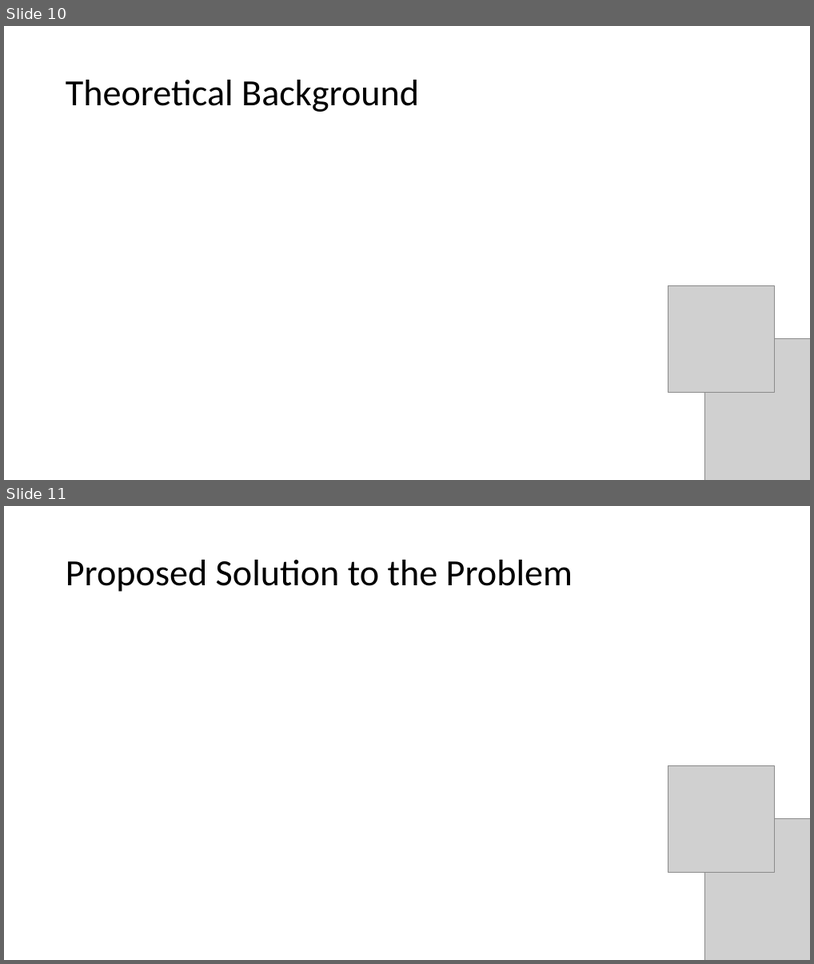
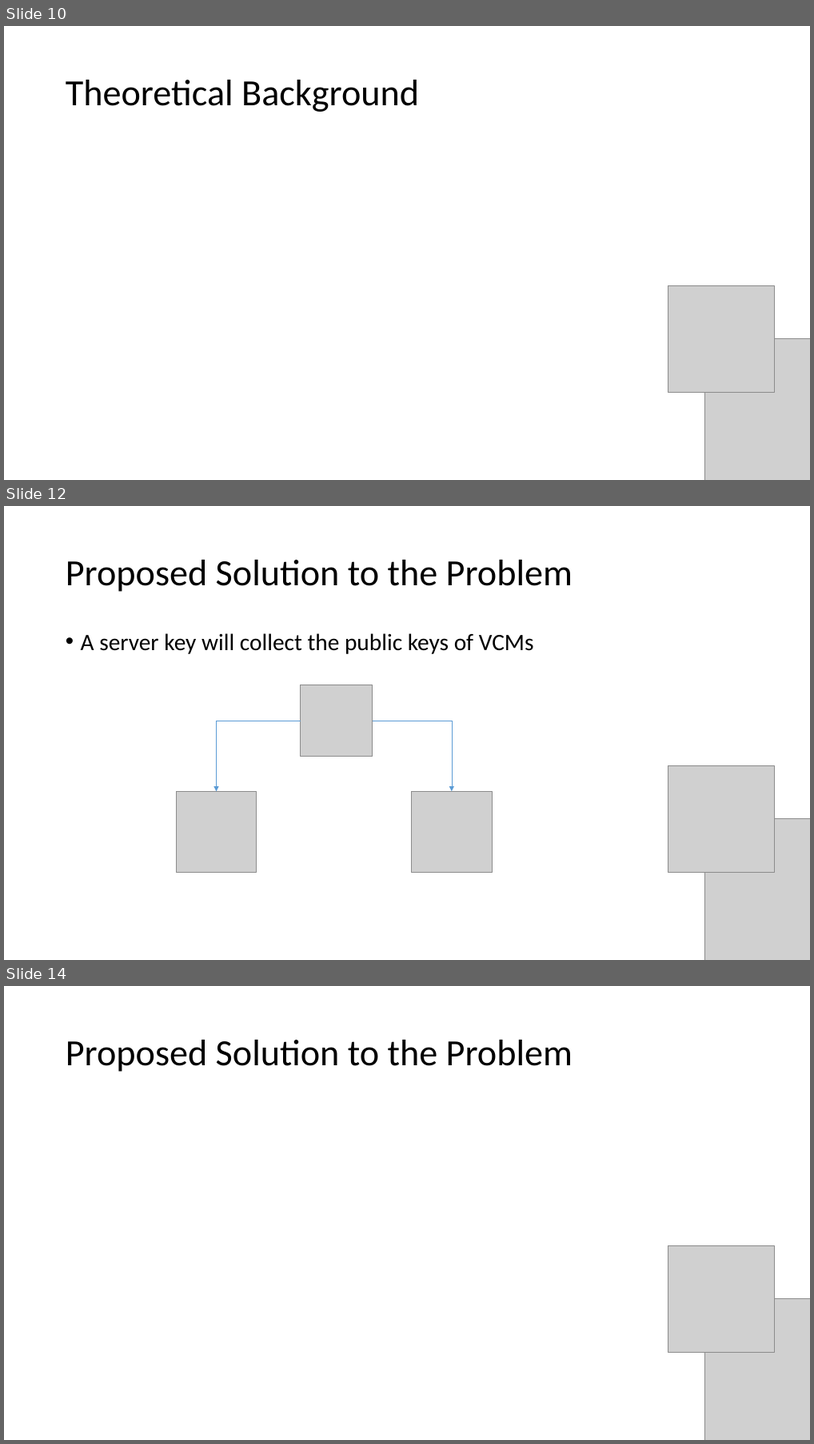
Before and after one commit to seans888/Project---Automate-Election, a slide deck: Documentation/Research Paper/CSPROJ Presentation.pptx. Shown one above the other, each under a label of ours: slides 10 and 11 before the commit, slides 10, 12 and 14 after it; the slides between them are not shown. The pictures are 814x964 and 814x1444 pixels, drawn with LibreOffice and Linux fonts; fonts in the diff are those of the drawing; grey boxes stand for pictures. Boxes give left, top, right and bottom in pixels: in the first picture for what was removed or moved away, otherwise in the second. Text is boxed around its words. In the diff, an @@ line names an element or a change of style, - is before the commit and + after.

```diff
--- a/Documentation/Research Paper/CSPROJ Presentation.pptx
+++ b/Documentation/Research Paper/CSPROJ Presentation.pptx
@@ slide 12 added at box(4, 506, 810, 960), background #FFFFFF @@
@@ title added at box(66, 560, 573, 592), 44 pt, text #000000 @@
+Proposed Solution to the Problem
@@ text added at box(81, 633, 534, 654), 28 pt, text #000000 @@
+• A server key will collect the public keys of VCMs
@@ picture added at box(301, 684, 373, 756) @@
@@ elbow arrow added from (301, 720) to (216, 791), #5B9BD5 0.5 pt @@
@@ elbow arrow added from (373, 720) to (452, 791), #5B9BD5 0.5 pt @@
@@ picture added at box(669, 765, 775, 872) @@
@@ picture added at box(177, 791, 257, 872) @@
@@ picture added at box(412, 791, 492, 872) @@
@@ picture added at box(705, 819, 810, 960) @@
@@ what was slide 11 is now slide 14 @@
```
Also in this commit, not shown: 1 slide changed, 5 other slides added, 2 other files.
